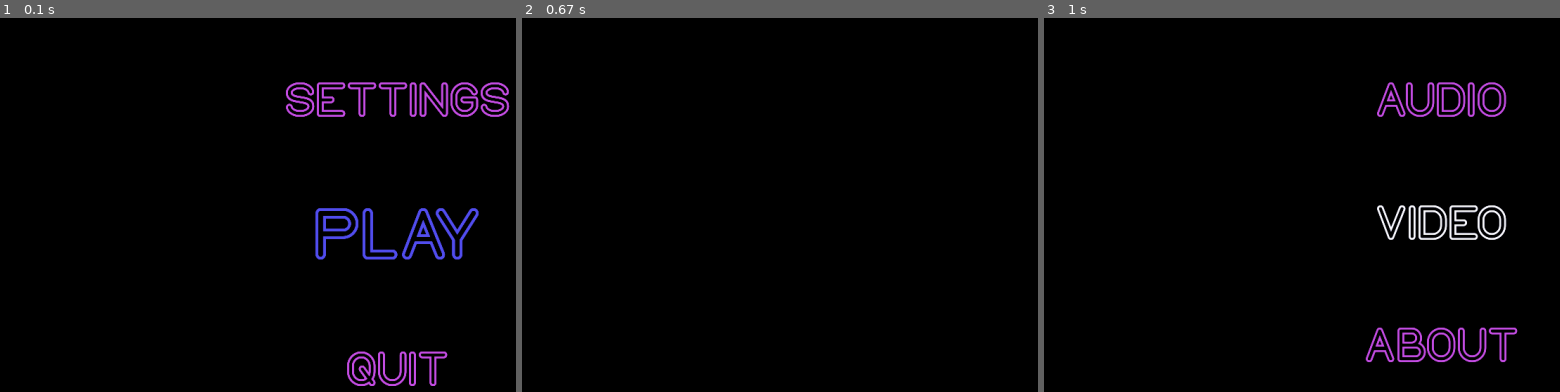
Above: before the commit, frames 1-3 (left to right).
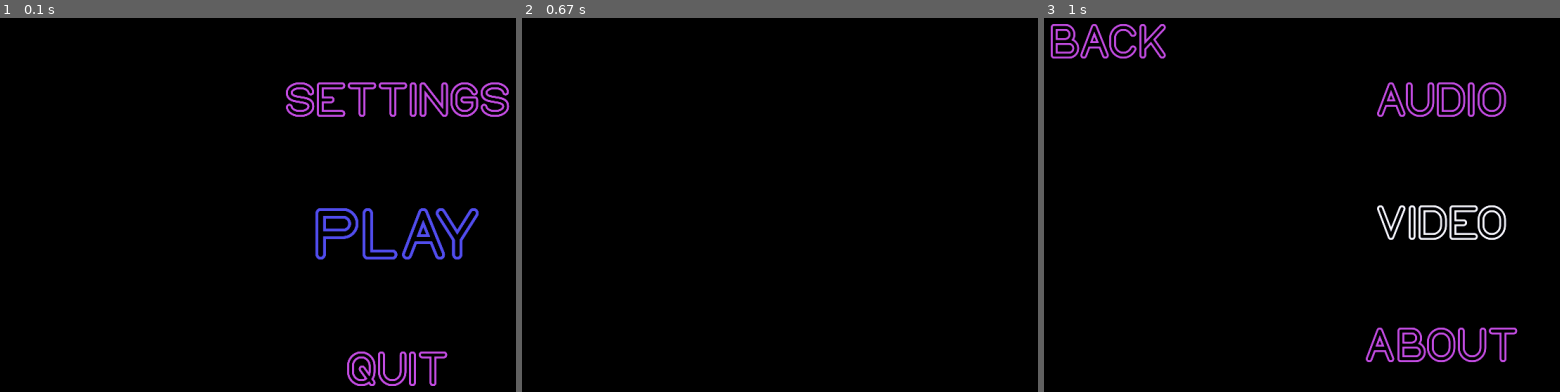
Above: after the commit, the same moments.

Repository: andrebtw/pygamegame
Game: pygame game, started from main.py
Two runs of this game, one before a commit and one after it. Both use one fixed random seed, a clock stepped at 60 frames per second and the inputs below.
Inputs (mouse positions are in pixels of both pictures, inside the frame that each line leads up to):
- Up to frame 1 (0.1 s): no input
- Up to frame 2 (0.67 s): click "SETTINGS" at 0.38 s
- Up to frame 3 (1 s): press the mouse at (1441, 223) at 0.87 s; move the mouse to (1472, 283) at 0.97 s

Frames 1-2 are identical in both runs. In frame 3, 0.9% of the frame differs, in the area x 1-24%, y 1-11%.

Commit message:
added back button in settings menu

Diff:
--- a/game.py
+++ b/game.py
@@ -109,7 +109,7 @@
     audio_text = neon_font_text.render("AUDIO", True, (199,79,230))
     video_text = neon_font_text.render("VIDEO", True, (84, 79, 240))
     about_text = neon_font_text.render("ABOUT", True, (199,79,230))
-
+    back_text = neon_font_text.render("BACK", True, (199,79,230))
 
     while running == True :
         for event in pygame.event.get() :
@@ -123,11 +123,13 @@
             audio_text_pos = (scale_x(960) - audio_text.get_width() // 2, scale_y(200))
             video_text_pos = (scale_x(960) - video_text.get_width() // 2, scale_y(462))
             about_text_pos = (scale_x(960) - about_text.get_width() // 2, scale_y(724))
+            back_text_pos = (scale_x(125), scale_y(75))
 
             ###Displaying the texts###
             screen.blit(audio_text,(audio_text_pos))
             screen.blit(video_text,(video_text_pos))
             screen.blit(about_text,(about_text_pos))
+            screen.blit(back_text,(back_text_pos))
 
             ###Getting the rectangle position of each text###
             audio_text_rect = audio_text.get_rect()
@@ -142,6 +144,10 @@
             about_text_rect.x = scale_x(960) - about_text.get_width() // 2
             about_text_rect.y = scale_y(724)
 
+            back_text_rect = back_text.get_rect()
+            back_text_rect.x = scale_x(125)
+            back_text_rect.y = scale_y(75)
+
             mouse_pos = pygame.mouse.get_pos() # Get mouse position
 
 
@@ -162,6 +168,11 @@
                 about_text = neon_font_text.render("ABOUT", True, (255,255,255))
             else:
                 about_text = neon_font_text.render("ABOUT", True, (199,79,230))
+            if back_text_rect.collidepoint(mouse_pos): # Check if position is in the rect
+                print("Back hovered")
+                back_text = neon_font_text.render("BACK", True, (255,255,255))
+            else:
+                back_text = neon_font_text.render("BACK", True, (199,79,230))
 
 
             if event.type == pygame.MOUSEBUTTONUP:
@@ -177,6 +188,10 @@
                     running = False
                     about_settings()
 
+                if back_text_rect.collidepoint(mouse_pos):
+                    running = False
+                    main()
+
         pygame.display.update()
         main_clock.tick(fps)
 
@@ -195,11 +210,6 @@
 
             pygame.display.update()
             main_clock.tick(fps)
-
-
-
-
-
 
 
 
